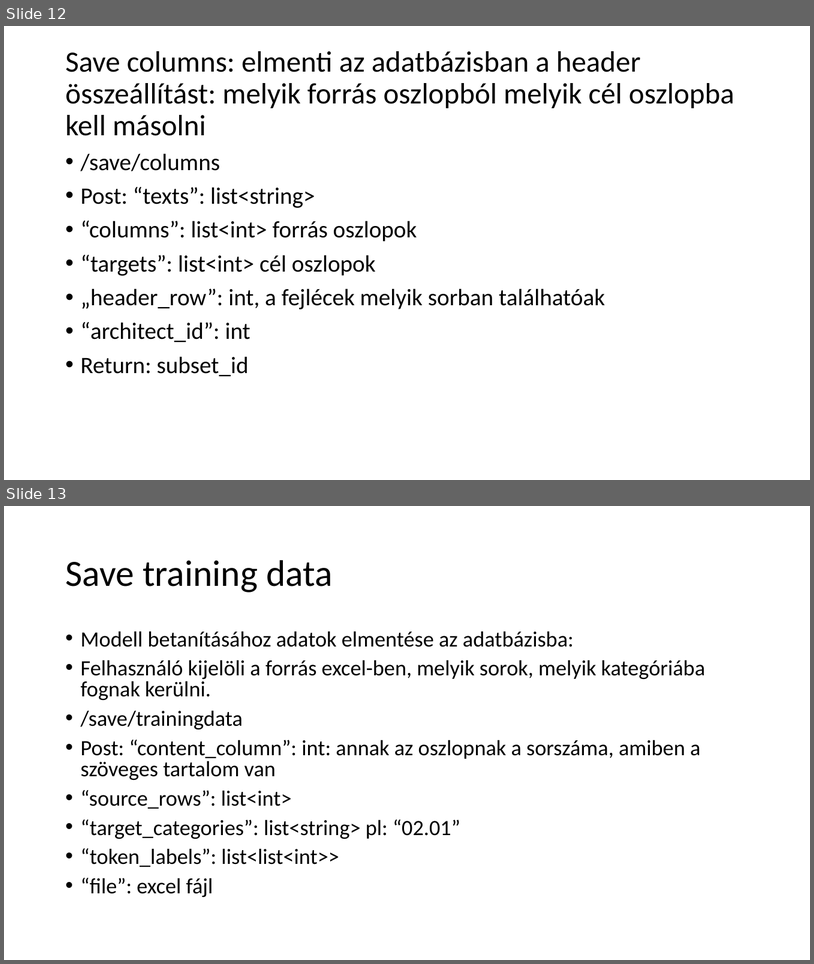
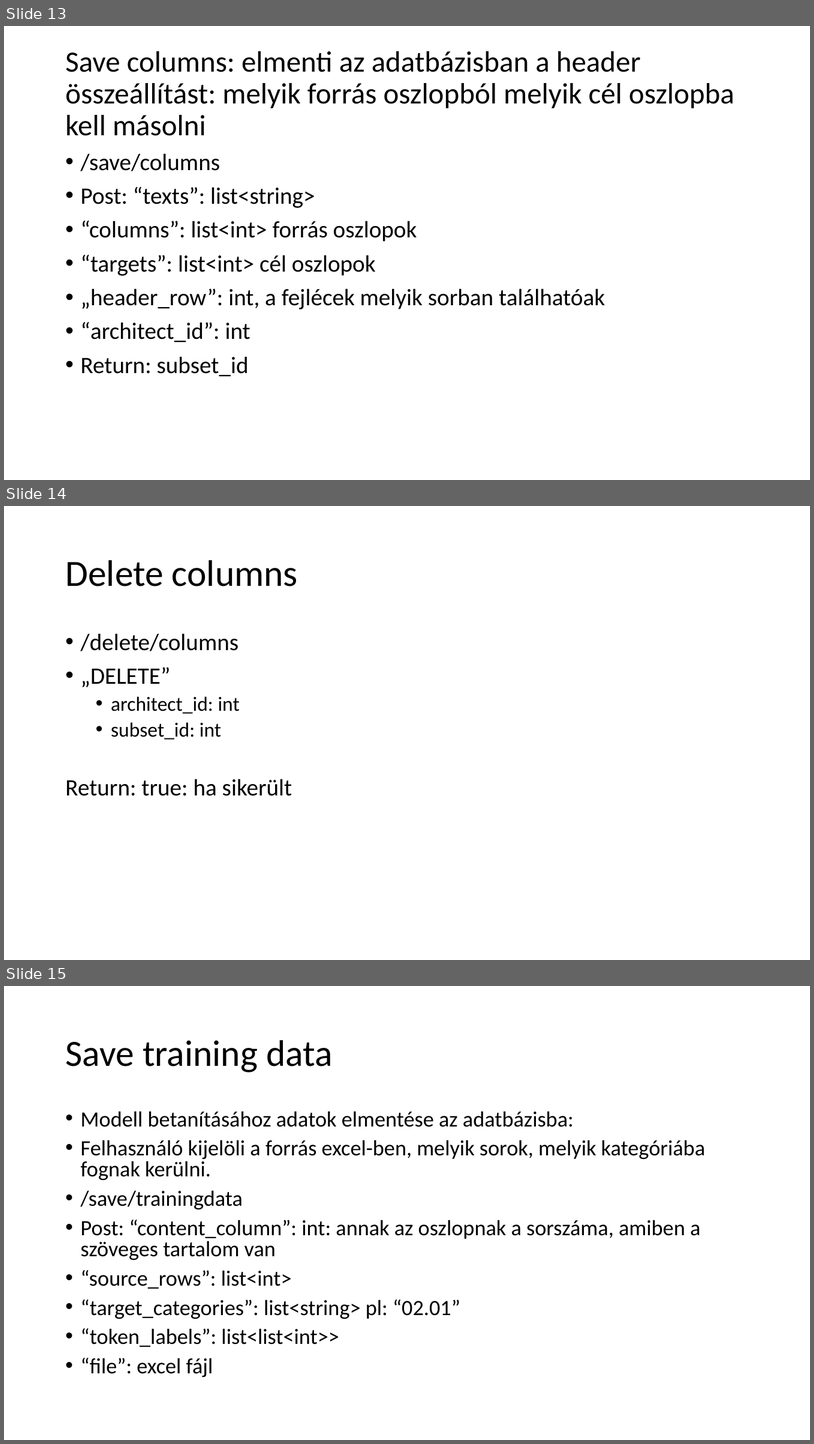
Before and after one commit to ejanos/strabag, a slide deck: python WebAPI.ppt. Shown one above the other, each under a label of ours: slides 12 and 13 before the commit, slides 13, 14 and 15 after it. The pictures are 814x964 and 814x1444 pixels, drawn with LibreOffice and Linux fonts; fonts in the diff are those of the drawing. Boxes give left, top, right and bottom in pixels: in the first picture for what was removed or moved away, otherwise in the second. Text is boxed around its words. In the diff, an @@ line names an element or a change of style, - is before the commit and + after.

Commit message:
CRUD columns

```diff
--- a/python WebAPI.ppt
+++ b/python WebAPI.ppt
@@ slide 14 added at (x1=4, y1=506, x2=810, y2=960), background #FFFFFF @@
@@ title added at (x1=65, y1=560, x2=298, y2=586), 44 pt, text #000000 @@
+Delete columns
@@ text added at (x1=65, y1=633, x2=293, y2=796), 28 pt, text #000000 @@
+• /delete/columns
+• „DELETE”
+  • architect_id: int
+  • subset_id: int
+Return: true: ha sikerült
@@ what was slide 12 is now slide 13 @@
@@ what was slide 13 is now slide 15 @@
```
Also in this commit, not shown: 1 other slide added, 2 other files.
